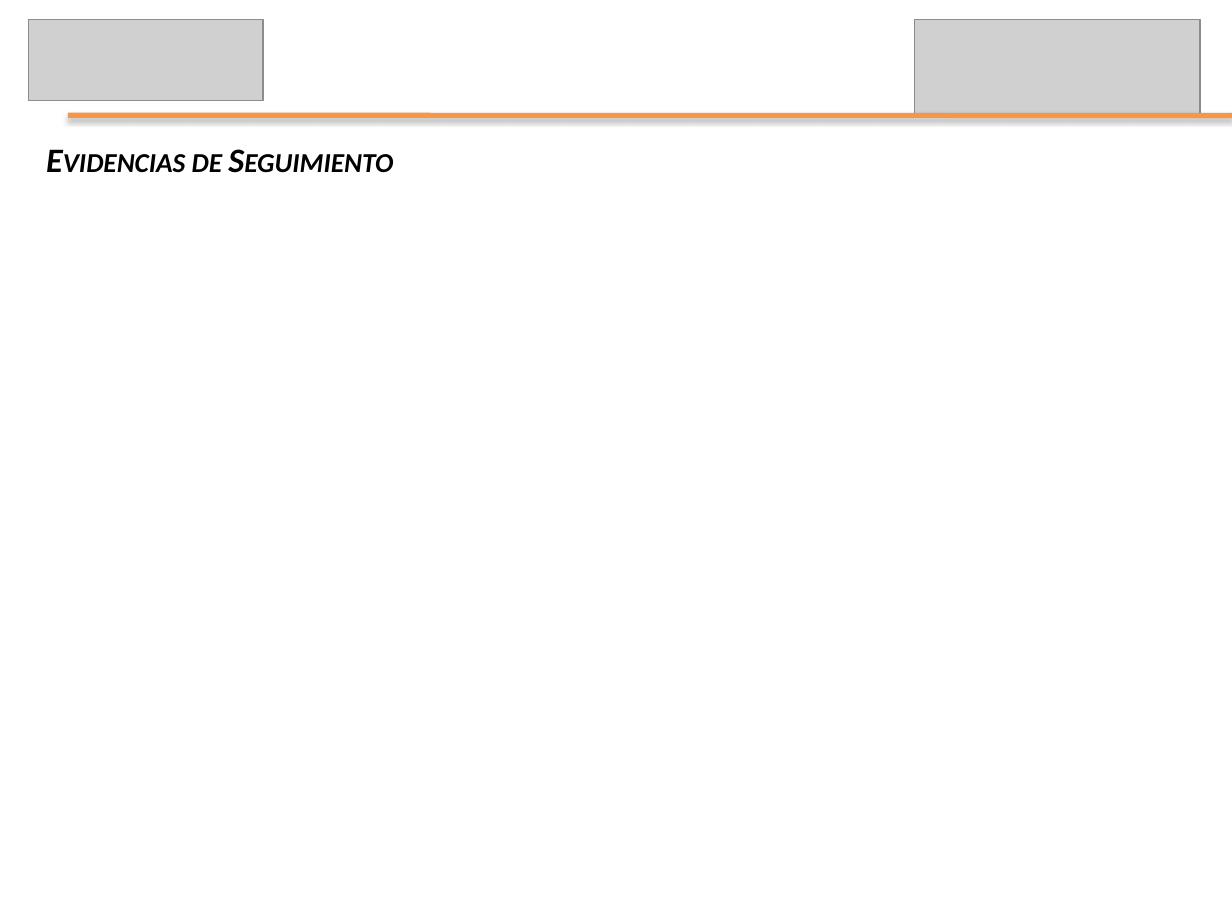
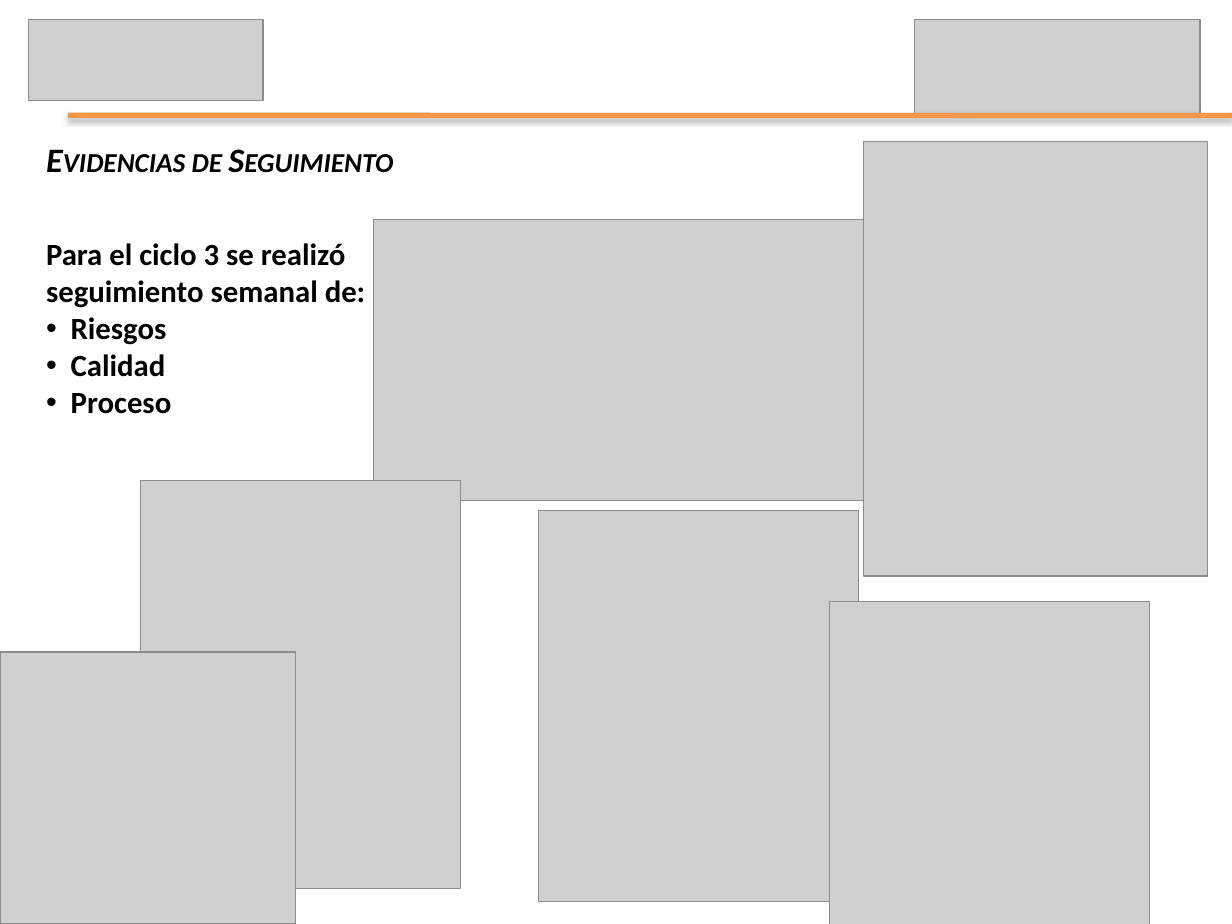
Before and after one commit to leseroth/ingenium-managment, a slide deck: slide 21 of CSOF5104 Mejoramiento de Procesos de SW/PresentacionFinal/1130PresentacionFinal.pptx (slide 20 before the commit). Drawn at 1232x924 pixels with LibreOffice and Linux fonts; fonts in the diff are those of the drawing; grey boxes stand for pictures. Boxes give left, top, right and bottom in pixels: in the first picture for what was removed or moved away, otherwise in the second. Text is boxed around its words. In the diff, an @@ line names an element or a change of style, - is before the commit and + after.

Commit message:
Presentacion

```diff
--- a/CSOF5104 Mejoramiento de Procesos de SW/PresentacionFinal/1130PresentacionFinal.pptx
+++ b/CSOF5104 Mejoramiento de Procesos de SW/PresentacionFinal/1130PresentacionFinal.pptx
@@ picture added at <box>864,142,1207,575</box> @@
@@ picture added at <box>373,219,909,500</box> @@
@@ text added at <box>46,243,365,414</box>, 18 pt, text #000000, bold @@
+Para el ciclo 3 se realizó seguimiento semanal de:
+• Riesgos
+• Calidad
+• Proceso
@@ picture added at <box>140,480,461,890</box> @@
@@ picture added at <box>538,510,859,901</box> @@
@@ picture added at <box>829,601,1149,924</box> @@
@@ picture added at <box>0,652,296,924</box> @@
```
Also in this commit, not shown: 9 other slides changed, 2 slides added, 1 slide removed.
